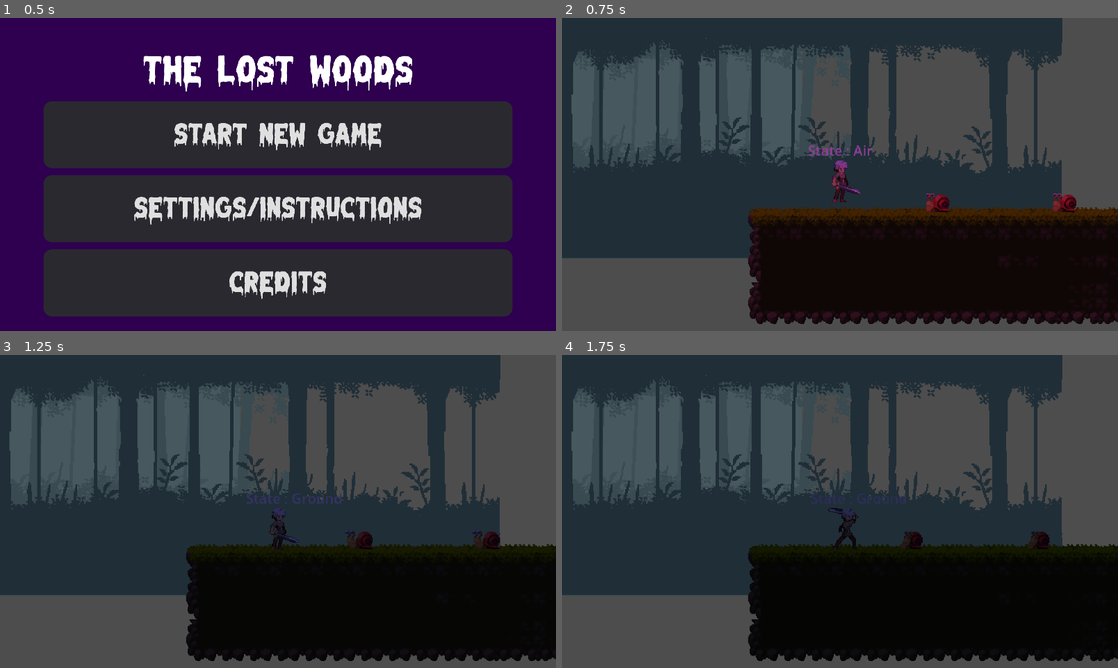
Above: before the commit, frames 1-4 (two rows, left to right).
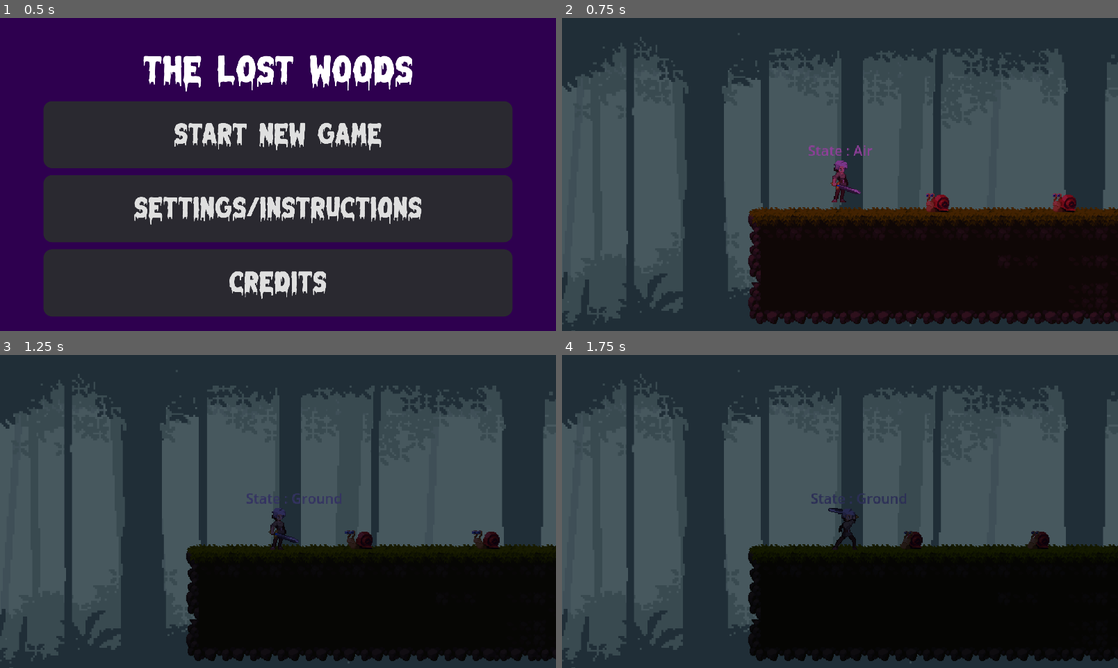
Above: after the commit, the same moments.

Repository: Pikalyx/The-Lost_Woods
Game: Godot game, scene res://main_menu.tscn
Same seed, same stepped clock (60 frames per second), same inputs: the game is played once before the commit and once after it.
Inputs:
- Up to frame 1 (0.5 s): no input
- Up to frame 2 (0.75 s): click "Start New Game" at 0.5 s
- Up to frame 3 (1.25 s): no input
- Up to frame 4 (1.75 s): hold D (right) from 1.28 s (still down); hold F (attack) from 1.28 s (still down); tap Space (jump) at 1.52 s

Frame 1 is identical in both runs. In frame 2, 36% of the frame differs, in the area x 0-100%, y 0-100%; in frame 3, 36%; in frame 4, 36%.

Commit message:
Update test_level.tscn
Fixes to parallax background issues

Diff:
--- a/test_level.tscn
+++ b/test_level.tscn
@@ -1483,15 +1483,16 @@
 [node name="CanvasLayer" type="CanvasLayer" parent="."]
 
 [node name="ParallaxBackground" type="ParallaxBackground" parent="."]
+follow_viewport_enabled = true
+follow_viewport_scale = 0.75
 
 [node name="ParallaxLayer" type="ParallaxLayer" parent="ParallaxBackground"]
 position = Vector2(20, 47)
 motion_scale = Vector2(0, 0)
-motion_mirroring = Vector2(20, 0)
+motion_mirroring = Vector2(500, 0)
 
 [node name="Sprite2D" type="Sprite2D" parent="ParallaxBackground/ParallaxLayer"]
 texture = ExtResource("8_m3jou")
-offset = Vector2(0, 80)
 
 [node name="ParallaxLayer2" type="ParallaxLayer" parent="ParallaxBackground"]
 position = Vector2(20, 47)
@@ -1500,7 +1501,6 @@
 
 [node name="Sprite2D" type="Sprite2D" parent="ParallaxBackground/ParallaxLayer2"]
 texture = ExtResource("9_lpf1t")
-offset = Vector2(0, 80)
 
 [node name="ParallaxLayer3" type="ParallaxLayer" parent="ParallaxBackground"]
 position = Vector2(20, 47)
@@ -1509,13 +1509,11 @@
 
 [node name="Sprite2D" type="Sprite2D" parent="ParallaxBackground/ParallaxLayer3"]
 texture = ExtResource("10_lflav")
-offset = Vector2(0, 80)
 
 [node name="ParallaxLayer4" type="ParallaxLayer" parent="ParallaxBackground"]
 position = Vector2(18, 46)
-motion_scale = Vector2(1, 0)
+motion_scale = Vector2(0.3, 0)
 motion_mirroring = Vector2(500, 0)
 
 [node name="Sprite2D" type="Sprite2D" parent="ParallaxBackground/ParallaxLayer4"]
 texture = ExtResource("11_231cr")
-offset = Vector2(0, 80)
